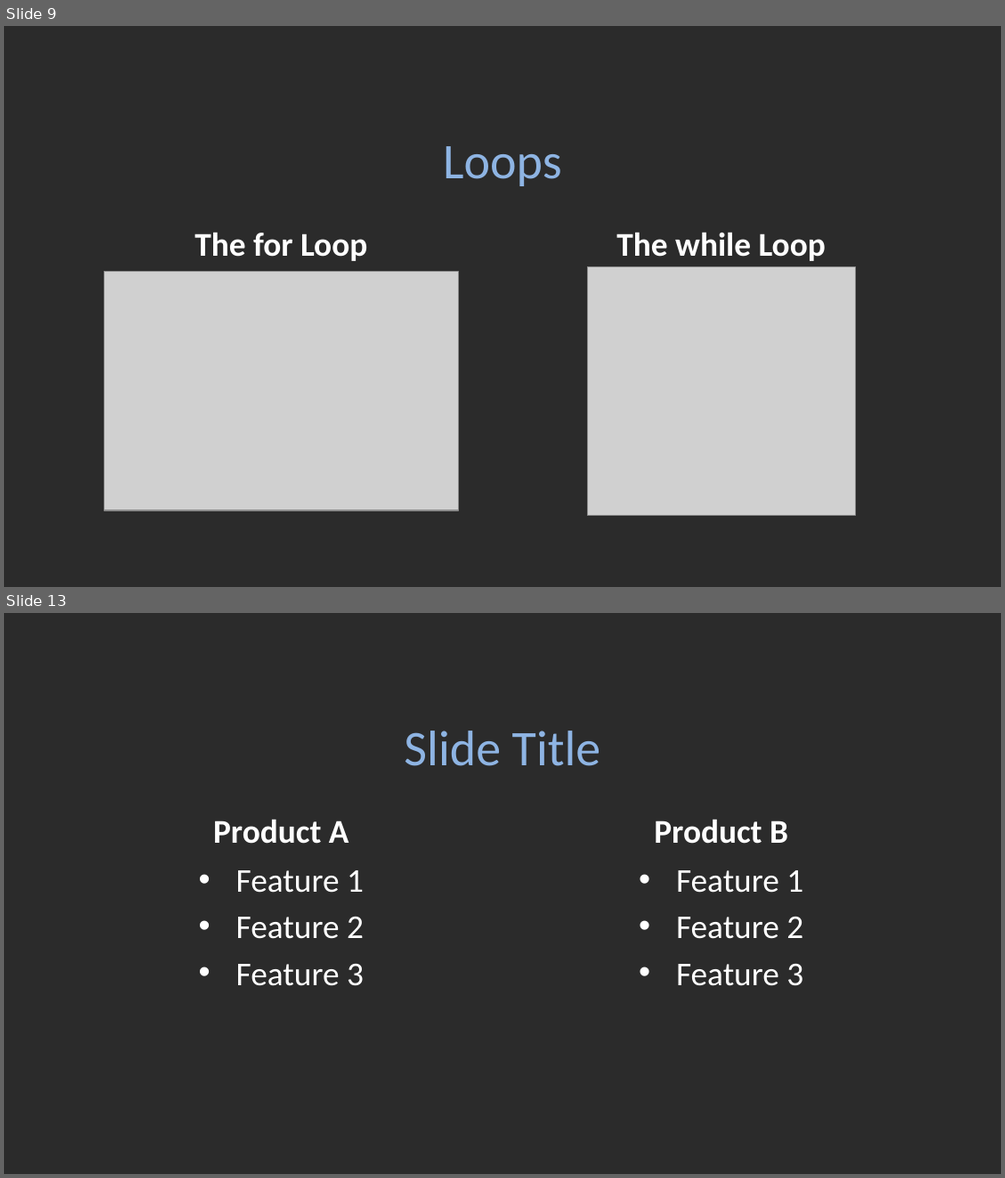
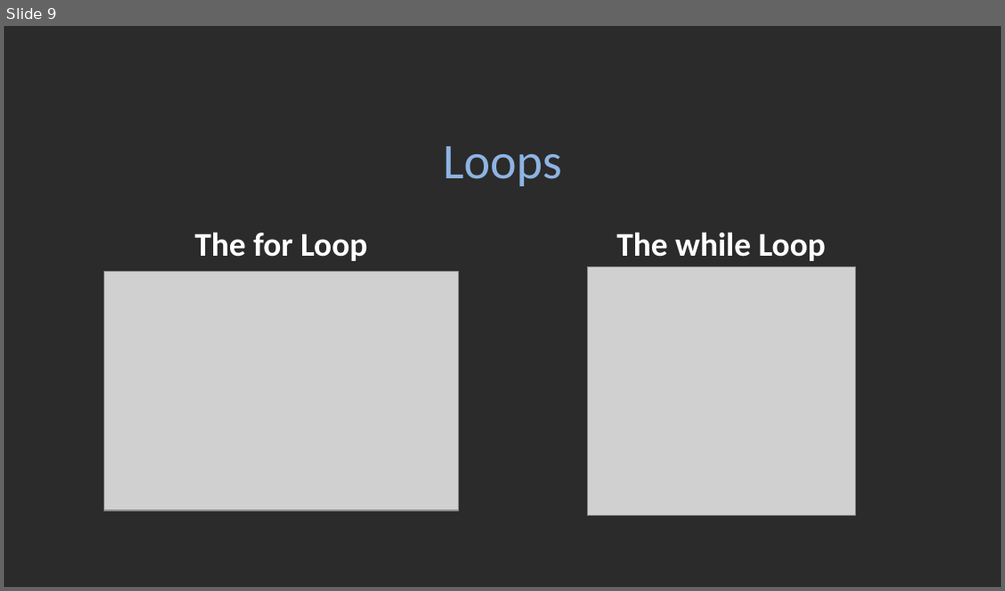
Before and after one commit to doanthanhnhan/learningPY, a slide deck: 2021_PY_Slide.pptx. Shown one above the other, each under a label of ours: slides 9 and 13 before the commit, slide 9 after it; the slides between them are not shown. The pictures are 1005x1178 and 1005x591 pixels, drawn with LibreOffice and Linux fonts; fonts in the diff are those of the drawing; grey boxes stand for pictures; background and template pictures are left out; a plain dark background stands for a picture behind light text. Boxes give left, top, right and bottom in pixels: in the first picture for what was removed or moved away, otherwise in the second. Text is boxed around its words. In the diff, an @@ line names an element or a change of style, - is before the commit and + after.

Commit message:
Update slide

```diff
--- a/2021_PY_Slide.pptx
+++ b/2021_PY_Slide.pptx
@@ slide 13 removed at (x1=4, y1=613, x2=1001, y2=1174), background picture (left out) @@
@@ title removed at (x1=404, y1=730, x2=600, y2=766) @@
-Slide Title
@@ text removed at (x1=213, y1=819, x2=349, y2=844) @@
-Product A
@@ text removed at (x1=654, y1=819, x2=788, y2=844) @@
-Product B
@@ text removed at (x1=236, y1=870, x2=364, y2=986) @@
-• Feature 1
-• Feature 2
-• Feature 3
@@ text removed at (x1=676, y1=870, x2=803, y2=986) @@
-• Feature 1
-• Feature 2
-• Feature 3
```
Also in this commit, not shown: 11 slides added, 4 other slides removed.
